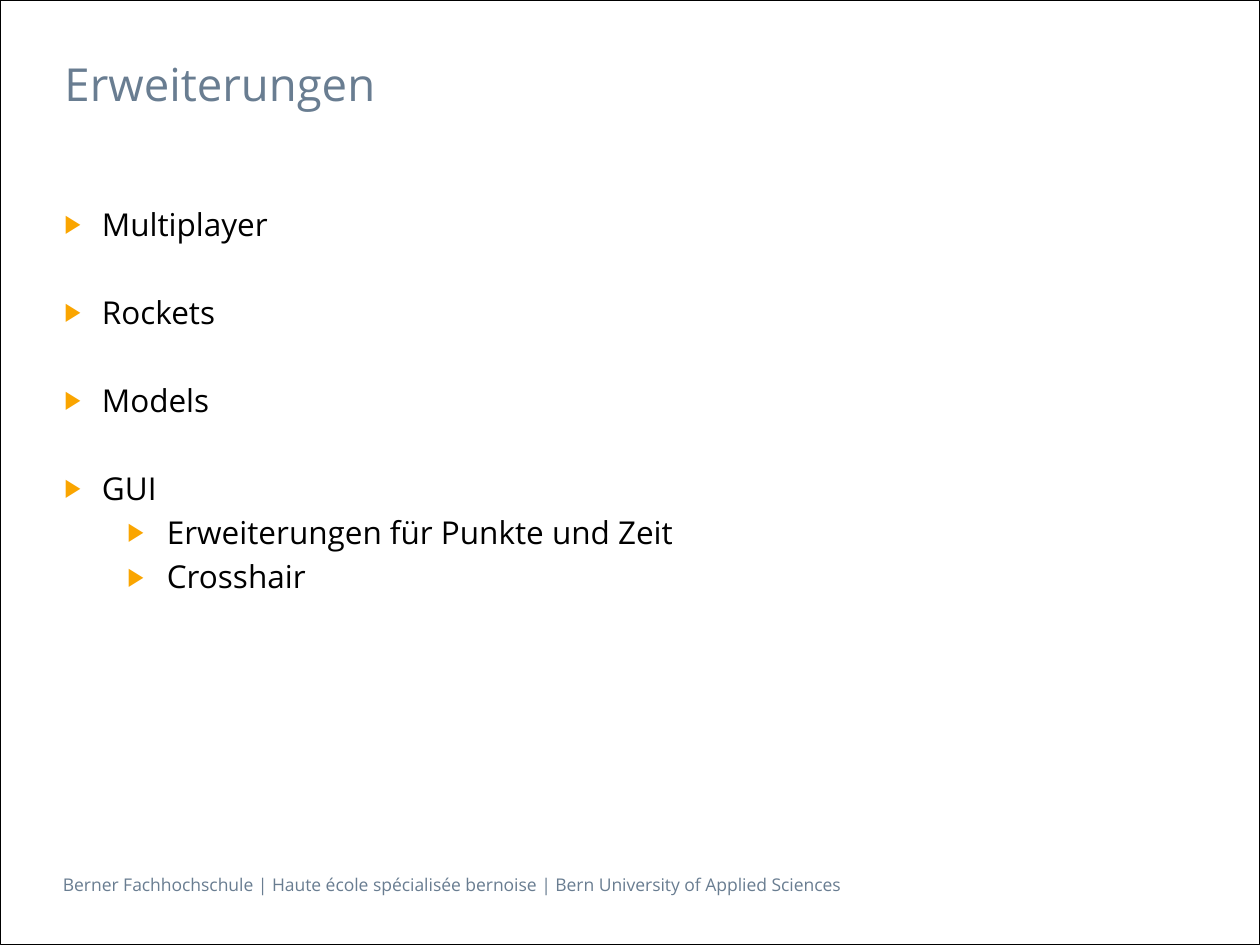
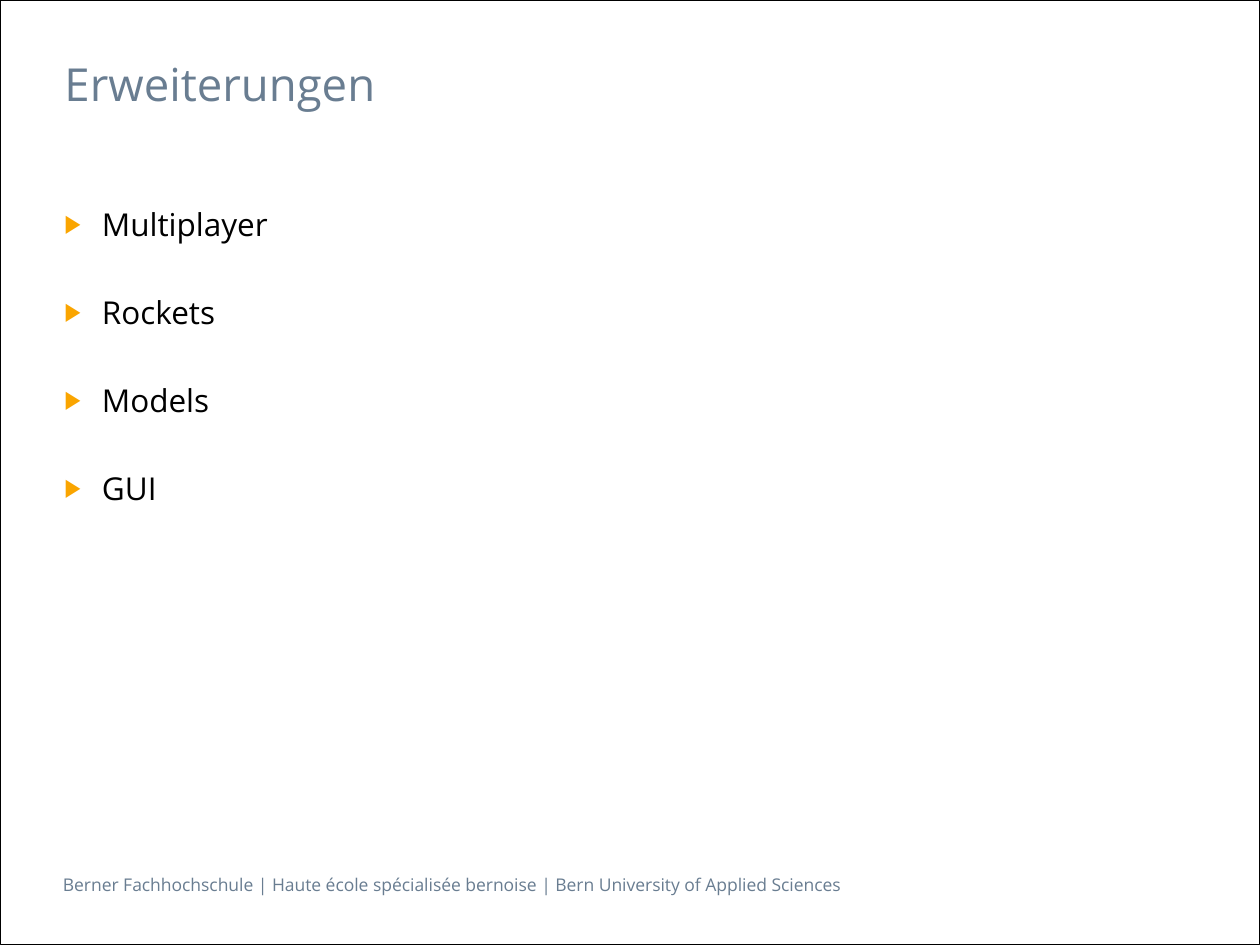
Before and after one commit to villj2/ch.bfh.bti7527aGameDevelopment, a slide deck: slide 2 of Docs/RocketShooter.pptx (slide 5 before the commit). Drawn at 1260x945 pixels with LibreOffice and Linux fonts; fonts in the diff are those of the drawing. Boxes give left, top, right and bottom in pixels: in the first picture for what was removed or moved away, otherwise in the second. Text is boxed around its words. In the diff, an @@ line names an element or a change of style, - is before the commit and + after.

Commit message:
updated presentation and added it as pdf

```diff
--- a/Docs/RocketShooter.pptx
+++ b/Docs/RocketShooter.pptx
@@ text at [167,520,673,589]: paragraphs removed @@
-  ▶ Erweiterungen für Punkte und Zeit
-  ▶ Crosshair
```
Also in this commit, not shown: 3 slides removed, 1 other file.
